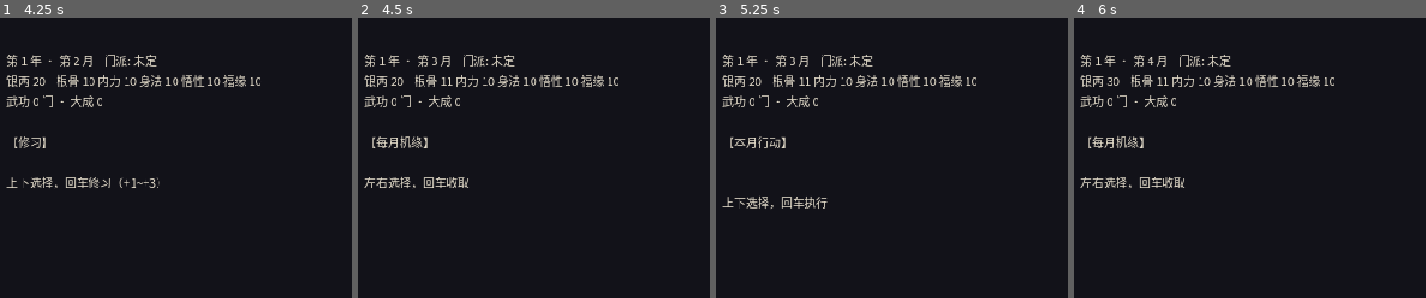
Above: before the commit, frames 1-4 (left to right).
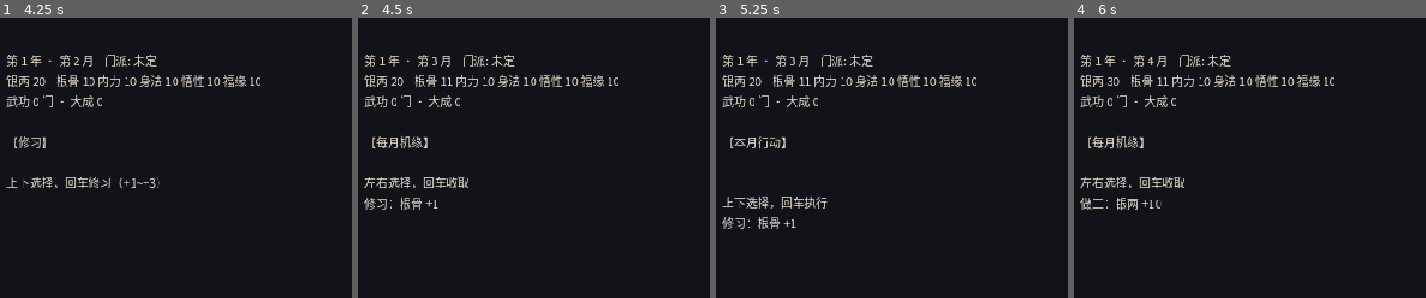
Above: after the commit, the same moments.

Repository: linxuhao/jinyong-heroes
Game: Godot game, scene res://scenes/segments/cultivation.tscn
The game is run twice, just before and just after one commit, with the same random seed, the same clock (stepped at 60 frames per second) and the same inputs. This scene is started directly instead of the project's main scene. Sound files missing from this copy of the repository are replaced by a short silence.
Inputs:
- Up to frame 1 (4.25 s): click "一袋碎银（钱财）" at 0.5 s; click "练功（+2 所选功法）" at 1.25 s; click "度过本月" at 2 s; click "精铁剑（兵刃）" at 2.75 s; click "修习（属性 +1~3）" at 3.5 s
- Up to frame 2 (4.5 s): click "根骨 10" at 4.25 s
- Up to frame 3 (5.25 s): click "青锋剑（兵刃）" at 5 s
- Up to frame 4 (6 s): click "做工（银两随做工月数递增）" at 5.75 s
The pictures show only the part of the screen within x 0-50%, y 14-64%; the shares and areas given below are measured in that part.

Frame 1 is identical in both runs. In frame 2, 0.4% of the frame differs, in the area x 1-23%, y 64-69%; in frame 3, 0.3%; in frame 4, 0.4%, in the area x 1-25%, y 64-69%.

Commit message:
dpe_game/t_impl: fix_c6_yield_receipt [jinyong-r3b] (4 file(s))

Diff:
--- a/scripts/segments/cultivation.gd
+++ b/scripts/segments/cultivation.gd
@@ -526,7 +526,11 @@
 			SaveManager.profile.deeds["cultivate_months"] = SaveManager.profile.get_deed("cultivate_months") + 1
 			last_action_kind = "cultivate"
 			last_action_silver = 0
-			last_yield_text = tr("修习：%s +%d") % [_attr_label(str(action.get("target", "bone"))), gain]
+			# The raw attr key is kept so last_yield_readable can verify the
+			# receipt carries no raw id (identity fallback when _attr_label
+			# misses an unknown key). Same default ("bone") as _attr_label.
+			_last_cultivate_target_key = str(action.get("target", "bone"))
+			last_yield_text = tr("修习：%s +%d") % [_attr_label(_last_cultivate_target_key), gain]
 		"work":
 			# 做工: silver grows with each month worked (10 + 3 * work_months) —
 			# the only action whose yield compounds with the run, and the only
@@ -1141,7 +1145,7 @@
 	last_yield_readable = (
 		last_yield_text != ""
 		and not last_yield_text.contains("_")
-		and not last_yield_text.contains(raw_id)
+		and (raw_id == "" or not last_yield_text.contains(raw_id))
 	)
 
 
@@ -1217,11 +1221,14 @@
 	# its notice here so the player SEES what happened (never a silent jump).
 	if status_text != "":
 		text += "\n" + status_text + "\n"
-		# C6: the action receipt (last_yield_text) is drawn on screen after the
-		# status block so the player reads what the last action yielded. Display
-		# names already applied at the assignment sites; zero new control level.
-		if last_yield_text != "":
-			text += "\n" + last_yield_text + "\n"
+	# C6: the action receipt (last_yield_text) is drawn on screen after the
+	# status block so the player reads what the last action yielded. Display
+	# names already applied at the assignment sites; zero new control level.
+	# Drawn at TOP LEVEL (not inside the status block) so it appears on every
+	# normal action month — _on_accept clears status_text, so nesting it there
+	# would leave the receipt invisible on the dominant code path.
+	if last_yield_text != "":
+		text += "\n" + last_yield_text + "\n"
 	body.text = text
 	_rebuild_options_box()
 	# Observables recomputed on every render. cursor_markers_visible is the
Not shown, changed: playtest/_common.yaml
Not shown, changed: playtest/practice_target_receipt.yaml
Not shown, added: final/delivery_notes_fix_c6_yield_receipt.md
